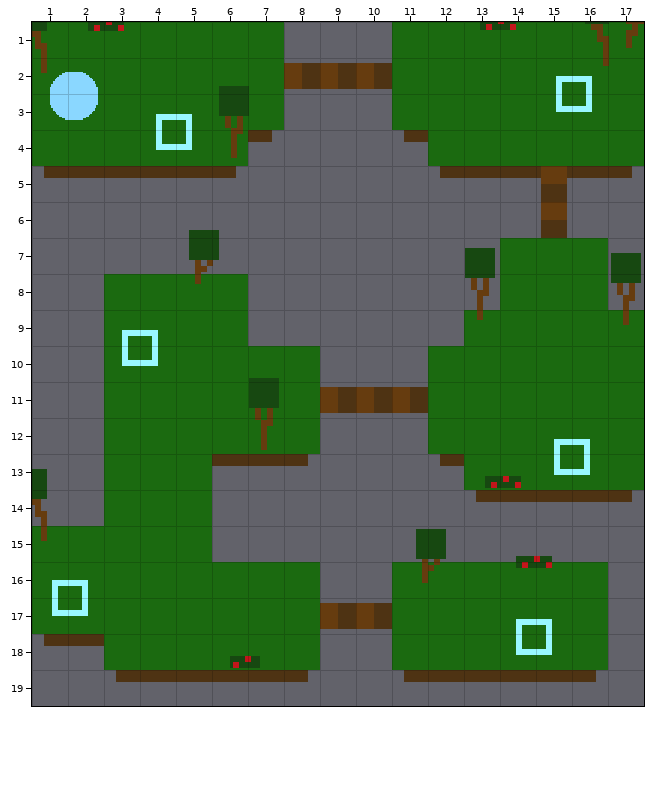
Level history. Tiled map (JSON): assets/levels/hub1.json. That is the earlier state.
Cells are 24x24 px. Shown: x 1..17, y 1..19.
Once edited:
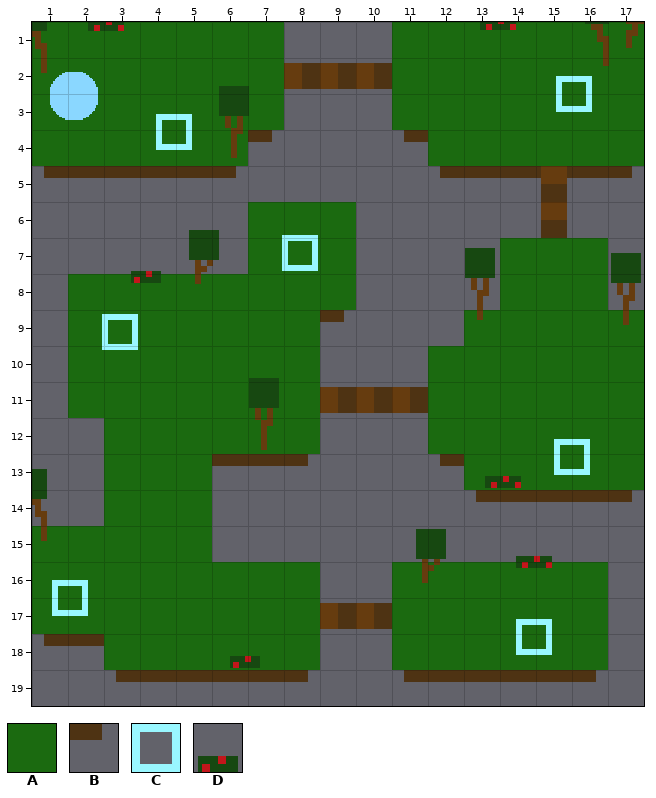
Key: from "base": A 0, B 4; from "object_sheet": C 0; from "scenery": D 8 "bush3".
_ is an empty cell.
Objects are placed by their top-left corner, in cells (3,4 is the top-left corner of cell 3,4); size is 1x1 cell unless given.
What changed:
Changed rows in their new state; . is an unchanged cell.
Layer "background":
first column x 9:
 9 B
Layer "base":
first column x 2:
 6 .....AAA
 7 .....AAA
 8 A....AAA
 9 A....AA.
10 A.......
11 A.......
Layer "objects":
changed: C "goal" at 4,10 -> C "goal" at 3.5,9.6
added: C "goal" at 8.5,7.4
added: D "bush" at 4.2,8.2
